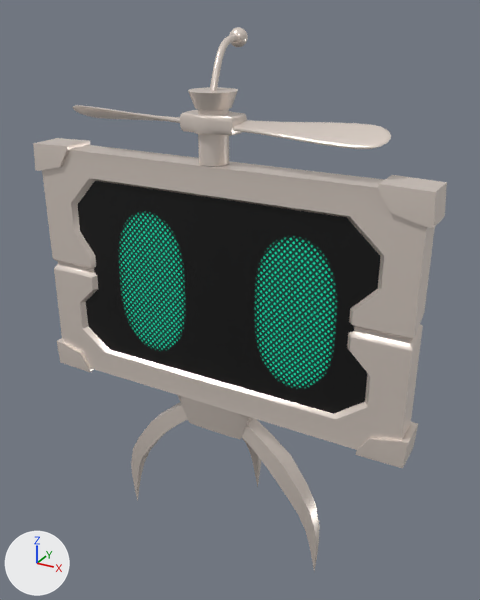
Two versions of the FBX model Assets/Visual/3D/Players/Player_Navigator.fbx, one commit apart.
The view is the same before and after, from a camera (50 mm lens) standing at (0.529, -0.879, 0.957) and looking at (0.005, 0.074, 0.48). Every picture has the same lights, and +X, +Y and +Z are marked at lower left. Where no turn or scale is listed for an object, it has been applied to the vertices.

Script lines for the objects in view, before the commit:
```python
me_cube_001 = bpy.data.meshes.new('Cube.001')
me_cube_001.from_pydata(...)  # 352 vertices, 328 faces; spans x -0.35..0.35, y -0.03..0.03, z 0.254..0.744
me_cube_001.materials.append(mat_navigator_body_color)  # its picture is missing
me_cube_002 = bpy.data.meshes.new('Cube.002')
me_cube_002.from_pydata(...)  # 24 vertices, 9 faces; spans x -0.275..0.278, y -0.02..-0.017, z 0.364..0.688
me_cube_002.materials.append(mat_navigator_face)  # picture img_navigator_eyes_png
me_cylinder_003 = bpy.data.meshes.new('Cylinder.003')
me_cylinder_003.from_pydata(...)  # 702 vertices, 646 faces; spans x -0.274..0.274, y -0.038..0.038, z 0.738..0.846
me_cylinder_003.materials.append(mat_navigator_body_color)  # its picture is missing
ob_navigator_body = bpy.data.objects.new('Navigator_Body', me_cube_001)
ob_navigator_body.location = (0.0, 0.0, 0.0)
ob_navigator_face = bpy.data.objects.new('Navigator_Face', me_cube_002)
ob_navigator_face.location = (0.0, 0.0, 0.0)
ob_navigator_helix = bpy.data.objects.new('Navigator_Helix', me_cylinder_003)
ob_navigator_helix.location = (0.0, 0.0, 0.0)
# also in view: 'Navigator_Legs' at (0.0, 0.074, 0.147); 'Navigator_Antenna' at (-0.011, 0.052, 0.881)
```
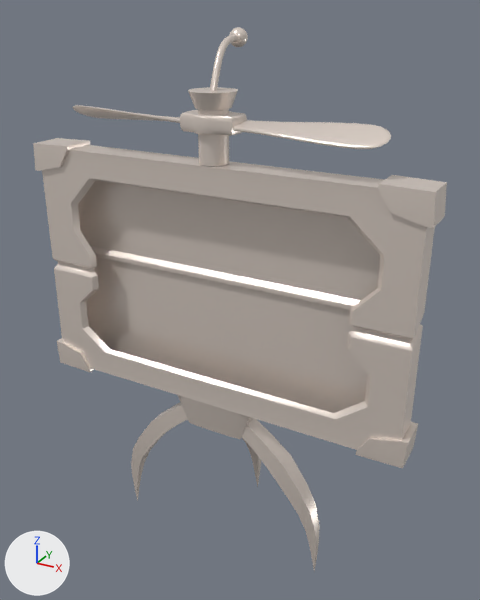
The change, as JSON lines over the scene's bpy script:
```json
{"block": "me_cube_001", "where": "# used by ob_navigator_body; location = (0.0, 0.0, 0.0)"}
{"op": "remove", "block": "me_cube_001", "code": "me_cube_001.from_pydata(...)  # 352 vertices, 328 faces; spans x -0.35..0.35, y -0.03..0.03, z 0.254..0.744"}
{"op": "add", "block": "me_cube_001", "code": "me_cube_001.from_pydata(...)  # 352 vertices, 319 faces; spans x -0.35..0.35, y -0.03..0.03, z 0.254..0.744"}
{"block": "me_cube_001", "change": "me_cube_001 part 1"}
{"block": "me_cube_001", "change": "9 faces are deleted"}
{"op": "remove", "block": "ob_navigator_face", "code": ["ob_navigator_face = bpy.data.objects.new('Navigator_Face', me_cube_002)", "ob_navigator_face.location = (0.0, 0.0, 0.0)"]}
```

Pixel boxes (x1, y1, x2, y2) of what changed, in the pictures (480 x 600 px):
```json
{"object": "Navigator_Face", "change": "deleted", "before": [78, 181, 380, 414]}
{"part": 1, "of": "me_cube_001", "change": "deleted", "before": [101, 181, 381, 395]}
```
